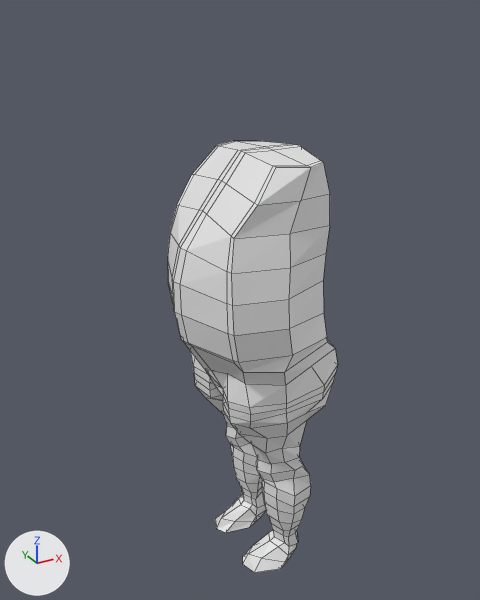
Before and after pictures for a commit that changed the Blender file source/Assets/player.blend.
One viewpoint serves both versions: a 50 mm lens placed at (-0.913, -1.562, 1.971), pointed at (-0.043, 0.021, 1.179). Arrows for +X, +Y and +Z are at lower left; the lights stay in place. Mesh edges are drawn as thin lines.
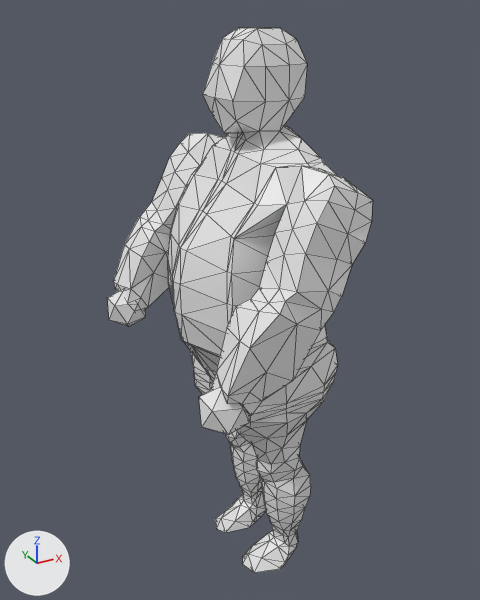
Boxes (x1, y1, x2, y2) around the edits, measured in the pictures (480 x 600 px; the box of a moved part takes in the faces that stretch with it):
'Cube', reshaped, modifiers changed (56% wider, 26% taller)
    before: (168, 141, 338, 573)
    after: (107, 27, 373, 573)
part 1 of me_cube_003, added
    after: (107, 290, 250, 435)
part 2 of me_cube_003, built on
    before: (193, 141, 330, 299)
    after: (113, 27, 373, 416)
part 3 of me_cube_003, moved or reshaped
    both: (287, 383, 333, 435)

Patch to the scene script:
```diff
--- a/source/Assets/player.blend.py
+++ b/source/Assets/player.blend.py
@@ me_cube_003 @@
 # used by ob_cube; location = (0.0, 0.0, 0.996)
 # verts and faces of me_cube_003; kept vertices keep their numbers, new ones are numbered from 250
 # before: 50 (0.118, 0.212, -0.101)
-me_cube_003.from_pydata(...)  # 250 vertices, 242 faces; spans x -0.262..0.193, y 0.0..0.248, z -0.722..0.627
+me_cube_003.from_pydata(...)  # 378 vertices, 388 faces; spans x -0.348..0.193, y 0.0..0.43, z -0.722..0.929
+# me_cube_003 part 1: a new loose piece, an icosphere of 20 faces spanning x -0.348..-0.224, y 0.283..0.401, z 0.016..0.154
+# me_cube_003 part 2
+# 3 vertices are removed from x -0.043..0.099, y 0.149..0.207, z 0.532..0.614
+# 15 faces are deleted
+# 5 vertices move from x -0.051..0.034, y 0.0..0.188, z 0.614..0.627 to x -0.072..0.094, y 0.0..0.188, z 0.62..0.679
+# 114 vertices are added at x -0.305..0.103, y 0.0..0.43, z 0.057..0.929
+# 5 new vertices lie (0.068, 0.0, 0.0) away from vertices in x -0.034, y 0.0..0.095, z 0.762..0.929
+# 141 new faces join them
+# me_cube_003 part 3
+verts[50] = (0.125, 0.191, -0.101)  # moved
@@ ob_cube @@
 _m = ob_cube.modifiers.new('Mirror', 'MIRROR')
 _m.use_axis = (False, True, False)
+_m = ob_cube.modifiers.new('Triangulate', 'TRIANGULATE')
```
